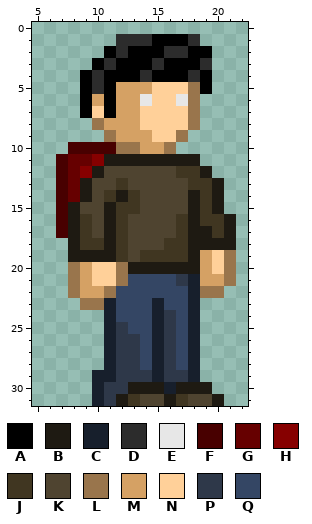
Edited in one commit: pixel-art sprite (SomethingsWrong/SomethingsWrong/assets/characters/main/character_idle2.png). The first picture shows the starting point.
The file is 32x32 pixels. Shown: x 5..22, y 0..31.
Palette (. is transparent): A #000000  B #1e1a12  C #171f2c  D #2c2c2c  E #e7e7e7  F #480000  G #660000  H #860000  J #403621  K #4f4430  L #99754c  M #d5a164  N #ffd099  P #2e3849  Q #344664
Pixels before, first column x 7:
 1 .....DDDAAAD...
 2 ....ADAAADDAA..
 3 ...ADAAADAAAD..
 4 ..ADAAADAAADA..
 5 ..ADAMMMNNNLA..
 6 ..AMAMMENNEL...
 7 ..ANAMMNNNNL...
 8 ...LMMMNNNNL...
 9 ....LMMMNNL....
10 .FFFFLLMML.....
11 FGGHBBBBBBBB...
12 FGHBKKKKKKJJB..
13 FGBKKJKKKKKJJB.
14 FGBKJBJKKKKBJB.
15 FBKKBJJKKKKBJB.
16 FBJKBJKKKKJBJJB
17 FBJKBJKKKKJBBJB
18 .BJJBJKKKJJBBBB
19 .BBBBJKJJJJBMNL
20 .LMNNLBBBBBBMNL
21 .LMNNLQQQQPCMML
22 .LMMLQQQQQQCLL.
23 ..LLCQQQCQQC...
24 ....CQQQCPQC...
25 ....CPQQCPQC...
26 ....CPPQCPQC...
27 ....CPPQCPQC...
28 ....CPPQCPQC...
29 ...CCPPPCPPC...
30 ...CPPBBBCBBB..
31 ...CPBJKKBJKKB.
The same view after the edit:
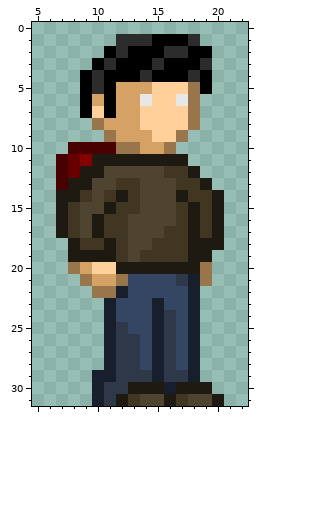
Edits made:
y 11: x 9..10 GH -> HB; x 18 B -> .
y 12: x 9 H -> B; x 16 K -> J; x 18..19 JB -> B.
y 13: x 8 G -> B; x 13 K -> J; x 17 K -> J; x 19..20 JB -> B.
y 14: x 7..9 FGB -> BBJ; x 17..18 KB -> BJ
y 15: x 7..8 FB -> BJ; x 17 K -> J
y 16: x 7..11 FBJKB -> BJKBJ; x 20..21 JB -> B.
y 17: x 7..11 FBJKB -> BJKBJ; x 16 K -> J; x 19..21 BJB -> JB.
y 18: x 15 K -> J; x 21 B -> .
y 19: x 19..21 MNL -> B..
y 20: x 12 L -> B; x 19..21 MNL -> L..
y 21: x 8..11 LMNN -> .LMM; x 19..21 MML -> L..
y 22: x 8..10 LMM -> ..L; x 12 Q -> C; x 19..20 LL -> ..
y 23: x 9..10 LL -> ..
Where, in picture pixels (left, top, right, bottom), the same in both pictures:
changed: (56, 154, 236, 310)
